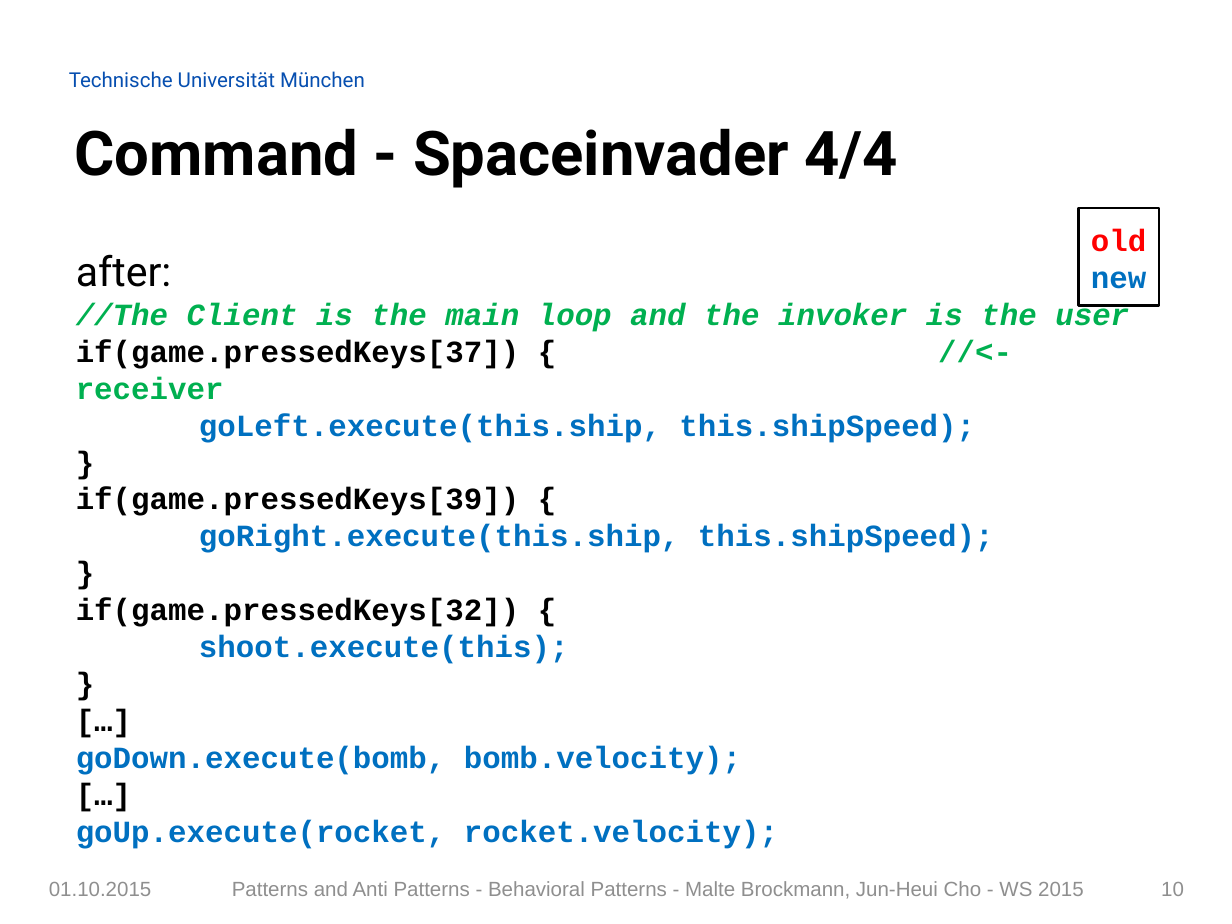
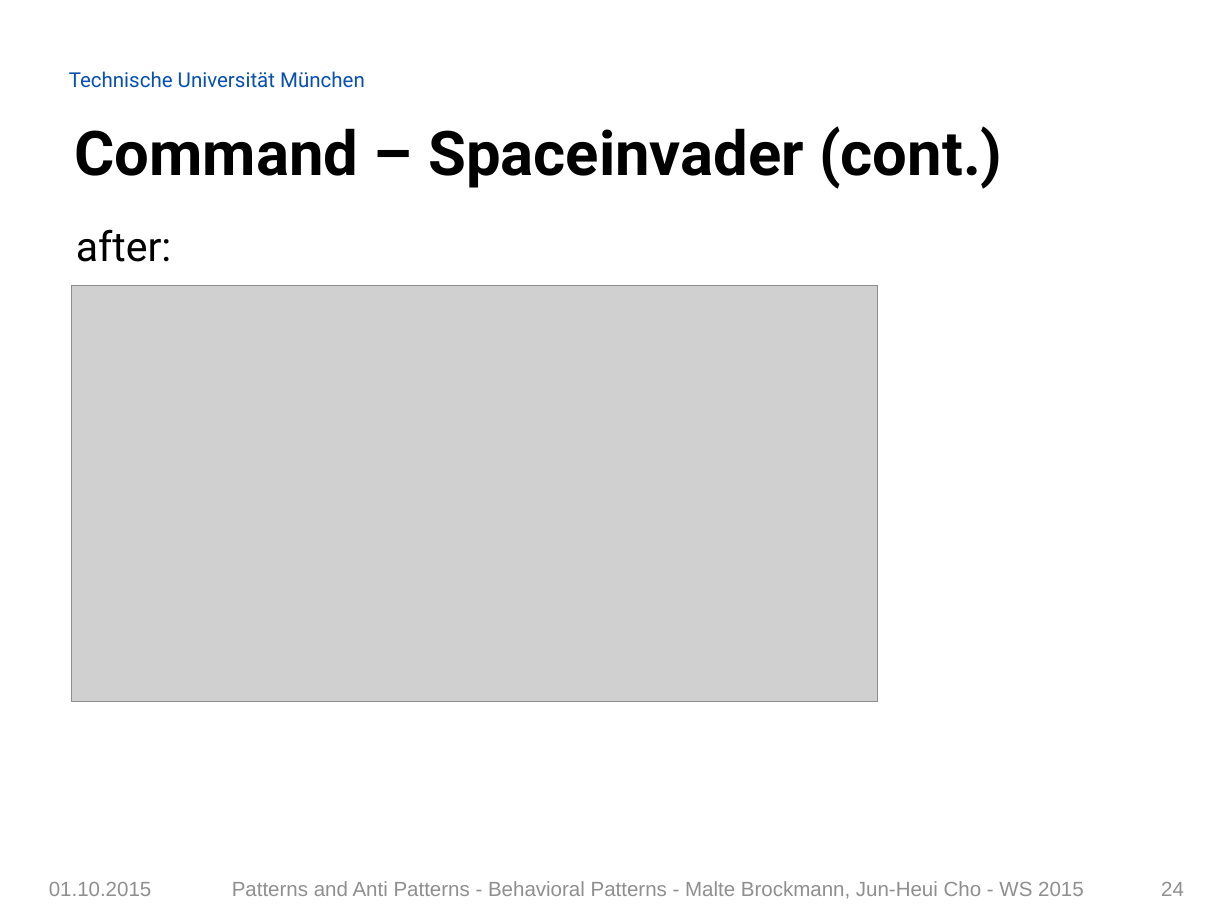
Before and after one commit to Painted6/Behavioral-design-patterns, a slide deck: slide 24 of Behavioral Patterns - JS Patterns and Anti Patterns.pptx (slide 10 before the commit). Drawn at 1232x924 pixels with LibreOffice and Linux fonts; fonts in the diff are those of the drawing; grey boxes stand for pictures; background and template pictures are left out. Boxes give left, top, right and bottom in pixels: in the first picture for what was removed or moved away, otherwise in the second. Text is boxed around its words. In the diff, an @@ line names an element or a change of style, - is before the commit and + after.

```diff
--- a/Behavioral Patterns - JS Patterns and Anti Patterns.pptx
+++ b/Behavioral Patterns - JS Patterns and Anti Patterns.pptx
@@ title at (75, 126, 1002, 189): text changed @@
-Command - Spaceinvader 4/4
+Command – Spaceinvader (cont.)
@@ rectangle removed at (1079, 208, 1159, 306) @@
-old
-new
@@ text added at (76, 229, 172, 262), 24 pt, text #000000 @@
+after:
@@ text removed at (76, 254, 1129, 849) @@
-after:
-//The Client is the main loop and the invoker is the user
-if(game.pressedKeys[37]) { //<-receiver
-goLeft.execute(this.ship, this.shipSpeed);
-}
-if(game.pressedKeys[39]) {
-goRight.execute(this.ship, this.shipSpeed);
-}
-if(game.pressedKeys[32]) {
-shoot.execute(this);
-}
-[…]
-goDown.execute(bomb, bomb.velocity);
-[…]
-goUp.execute(rocket, rocket.velocity);
@@ picture added at (71, 286, 877, 702) @@
@@ page number at (1161, 882, 1184, 896): text changed @@
-10
+24
```
Also in this commit, not shown: 30 other slides changed, 3 slides removed.
